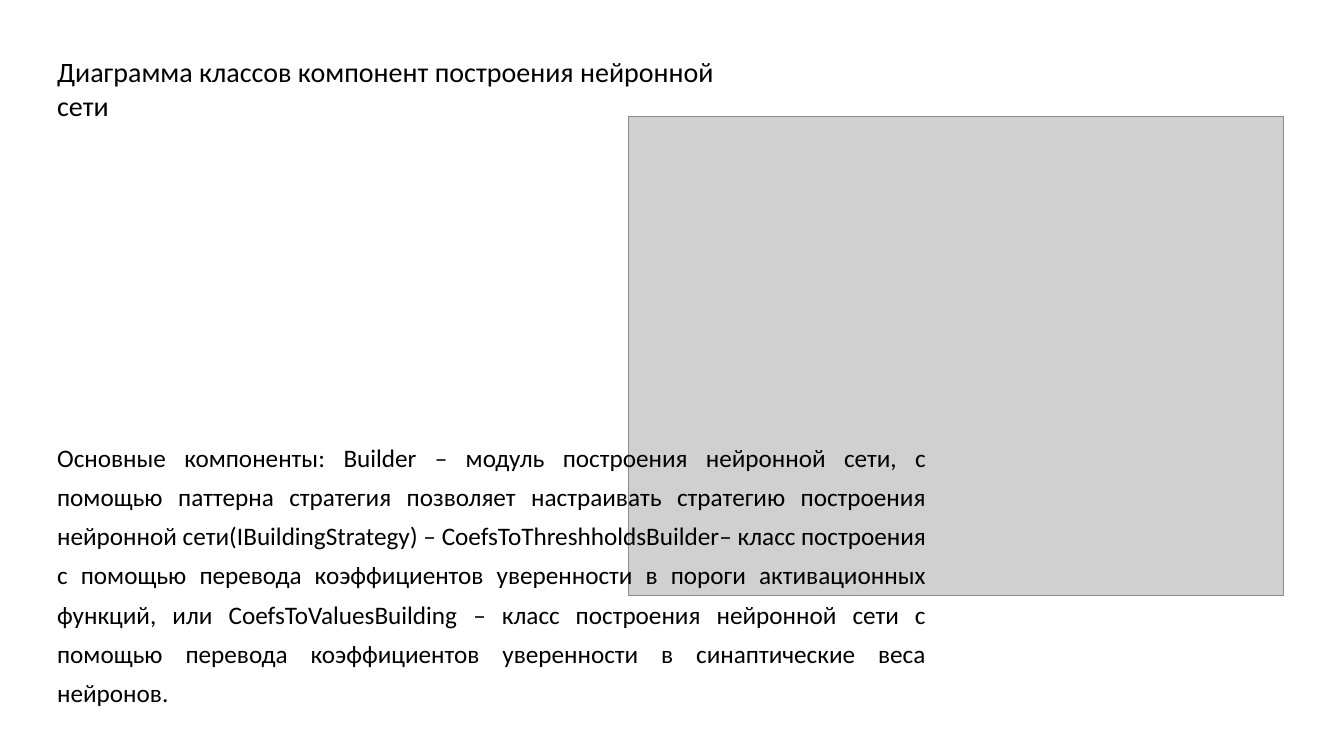
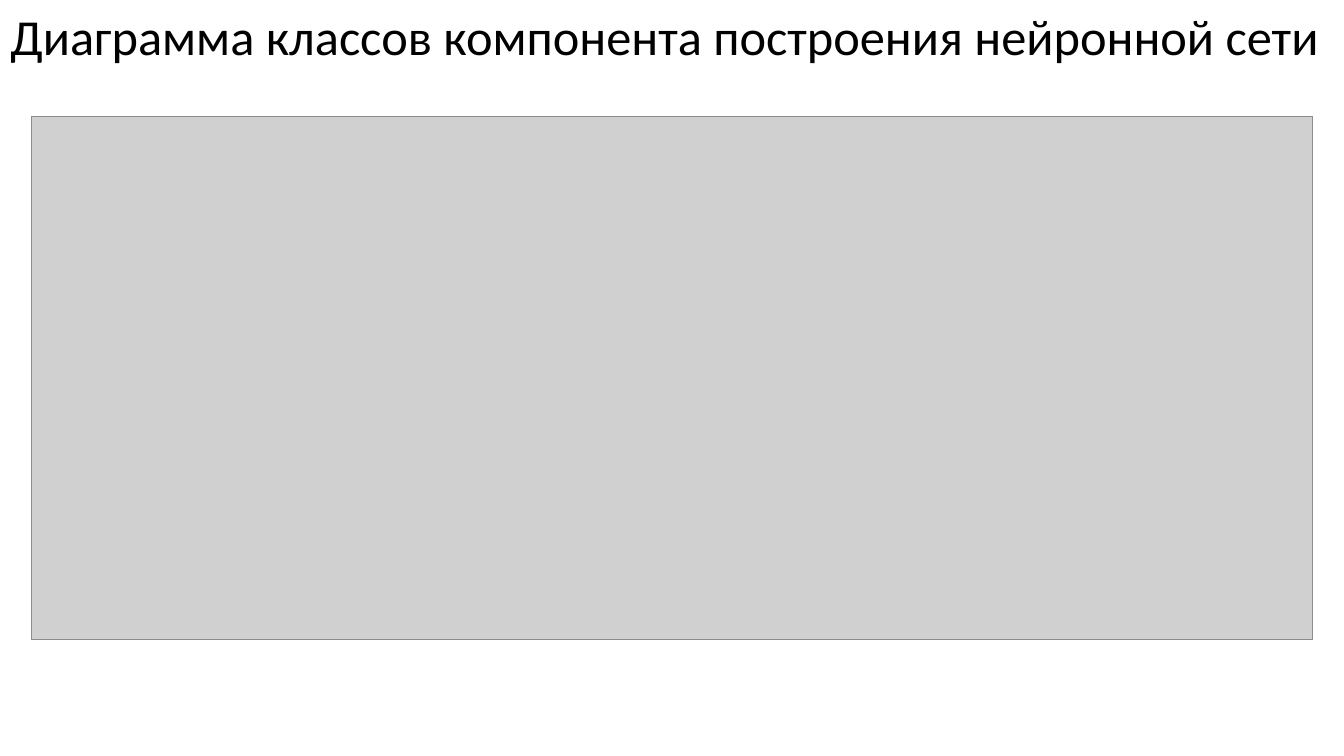
Before and after one commit to sevoster/hybrid-decision-making-system, a slide deck: slide 25 of docs/Синтетическая Презентация.pptx (slide 26 before the commit). Drawn at 1344x756 pixels with LibreOffice and Linux fonts; fonts in the diff are those of the drawing; grey boxes stand for pictures. Boxes give left, top, right and bottom in pixels: in the first picture for what was removed or moved away, otherwise in the second. Text is boxed around its words. In the diff, an @@ line names an element or a change of style, - is before the commit and + after.

```diff
--- a/docs/Синтетическая Презентация.pptx
+++ b/docs/Синтетическая Презентация.pptx
@@ text at (10, 21, 1319, 63): text changed; size 20 to 36 pt @@
-Диаграмма классов компонент построения нейронной сети
+Диаграмма классов компонента построения нейронной сети
@@ picture added at (32, 116, 1313, 639) @@
@@ picture removed at (629, 117, 1285, 596) @@
@@ text removed at (57, 446, 926, 706) @@
-Основные компоненты: Builder – модуль построения нейронной сети, с помощью паттерна стратегия позволяет настраивать стратегию построения нейронной сети(IBuildingStrategy) – CoefsToThreshholdsBuilder– класс построения с помощью перевода коэффициентов уверенности в пороги активационных функций, или CoefsToValuesBuilding – класс построения нейронной сети с помощью перевода коэффициентов уверенности в синаптические веса нейронов.
```
Also in this commit, not shown: 18 other slides changed, 1 slide added, 1 slide removed, 2 other files.
